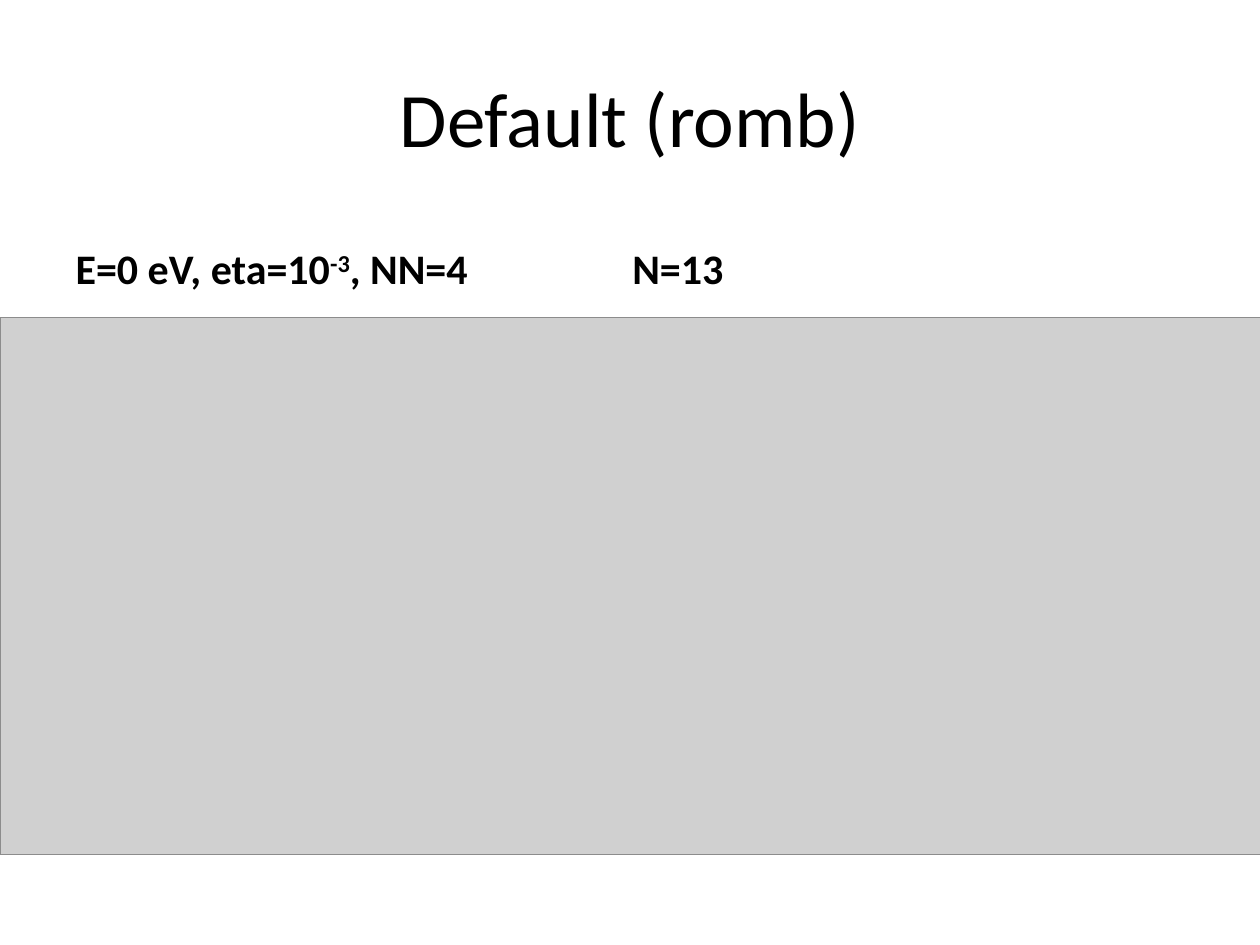
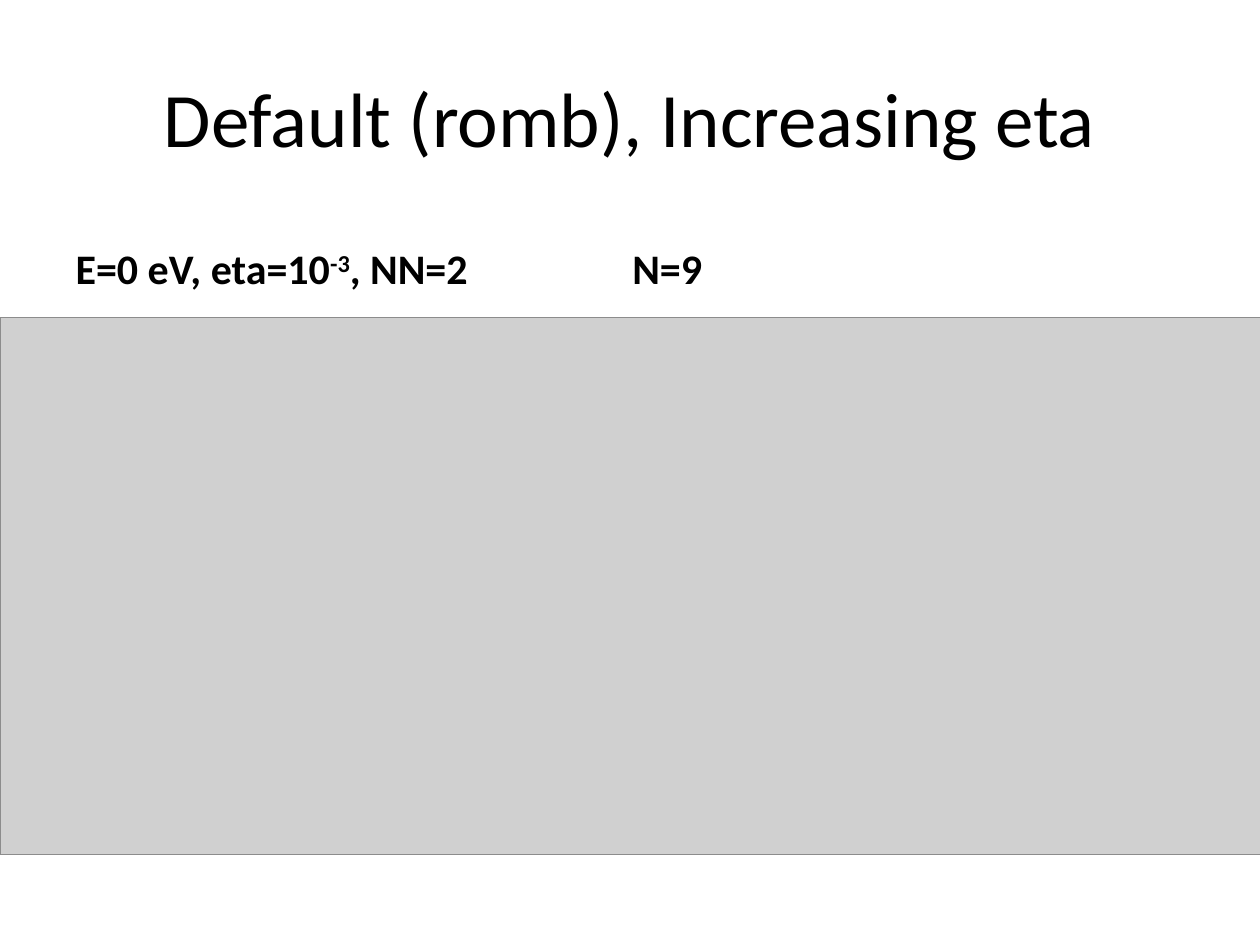
Before and after one commit to BastianValhoj/QTM-ML, a slide deck: slide 5 of meeting_notes/presentation.pptx (slide 4 before the commit). Drawn at 1260x945 pixels with LibreOffice and Linux fonts; fonts in the diff are those of the drawing; grey boxes stand for pictures. Boxes give left, top, right and bottom in pixels: in the first picture for what was removed or moved away, otherwise in the second. Text is boxed around its words. In the diff, an @@ line names an element or a change of style, - is before the commit and + after.

```diff
--- a/meeting_notes/presentation.pptx
+++ b/meeting_notes/presentation.pptx
@@ title at box(164, 91, 1095, 161): text changed @@
-Default (romb)
+Default (romb), Increasing eta
@@ text at box(76, 256, 467, 290): text changed @@
-E=0 eV, eta=10-3, NN=4
+E=0 eV, eta=10-3, NN=2
@@ text at box(632, 256, 702, 284): text changed @@
-N=13
+N=9
```
Also in this commit, not shown: 22 other slides changed, 7 slides added, 2 slides removed.
